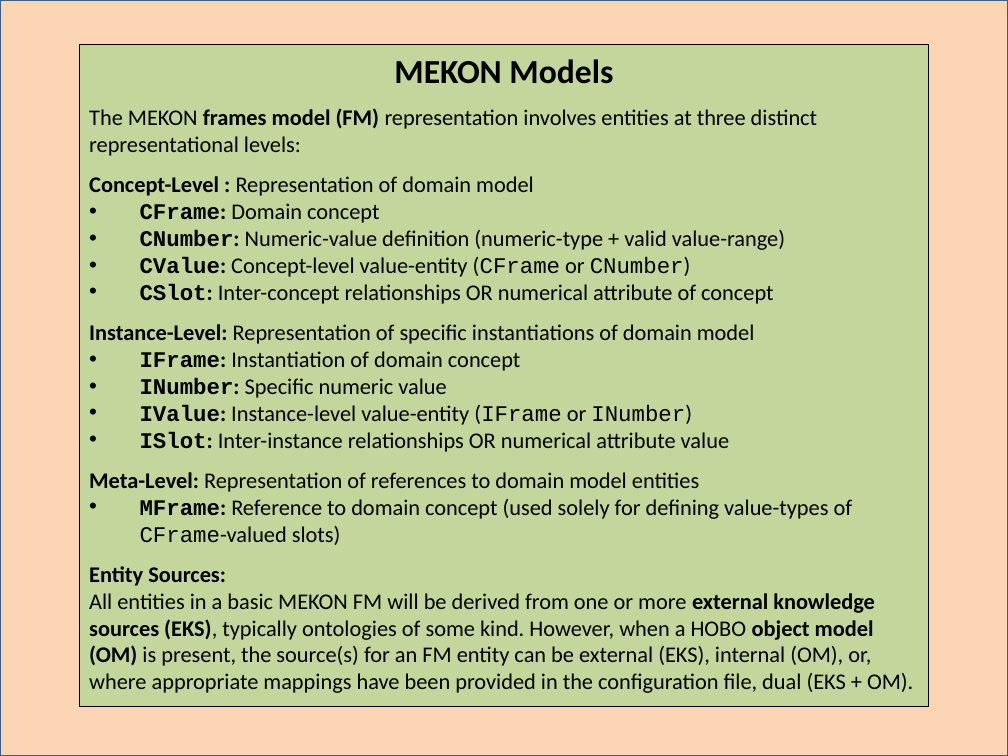
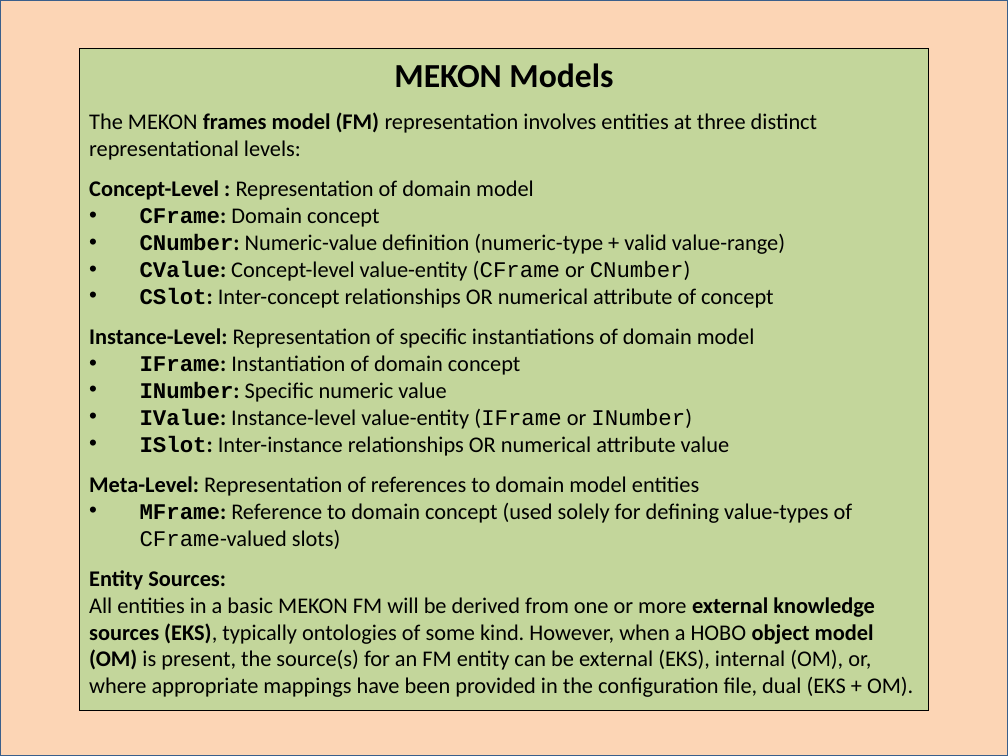
Before and after one commit to colin-puleston/mekon-hobo, a slide deck: slide 8 of docs/MEKON-HOBO Introductory Tutorial.pptx. Drawn at 1008x756 pixels with LibreOffice and Linux fonts; fonts in the diff are those of the drawing. Boxes give left, top, right and bottom in pixels: in the first picture for what was removed or moved away, otherwise in the second. Text is boxed around its words. In the diff, an @@ line names an element or a change of style, - is before the commit and + after.

```diff
--- a/docs/MEKON-HOBO Introductory Tutorial.pptx
+++ b/docs/MEKON-HOBO Introductory Tutorial.pptx
@@ rectangle "MEKON Models": place and size @@
-rectangle "MEKON Models" at [80, 44, 929, 706]
+rectangle "MEKON Models" at [80, 48, 929, 710]
```
Also in this commit, not shown: 2 other slides changed, 1 slide added.
